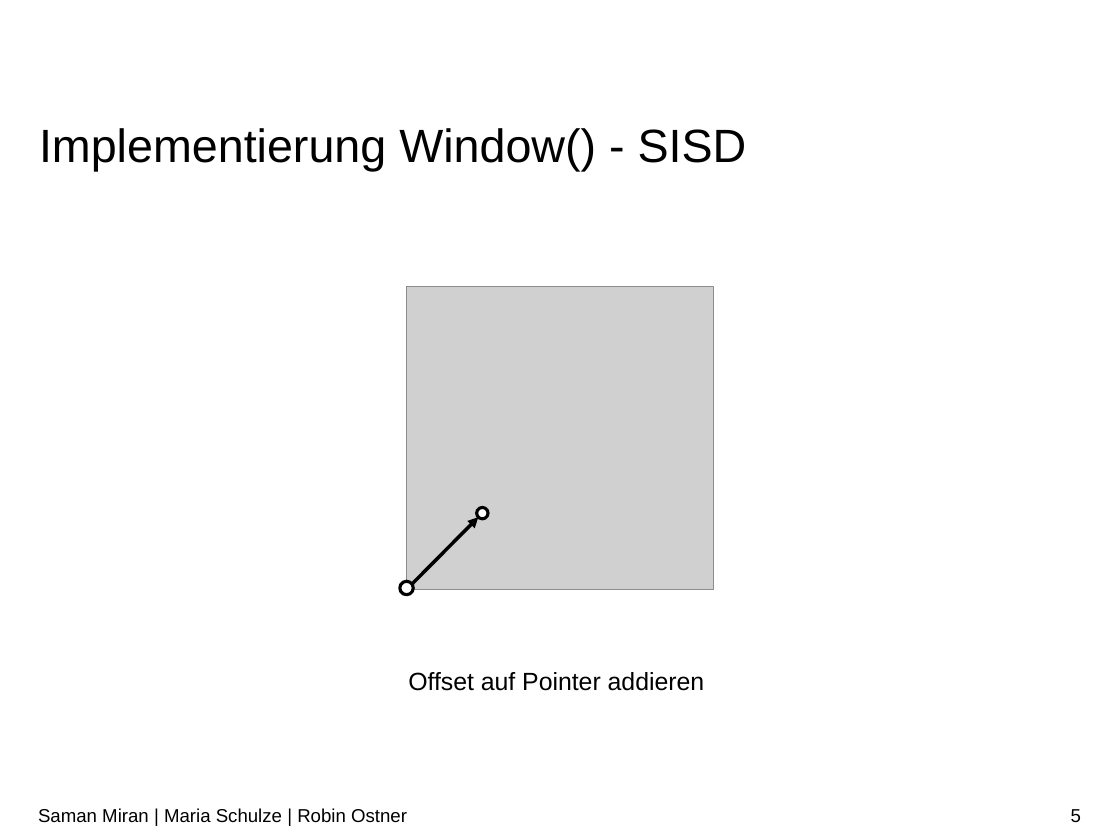
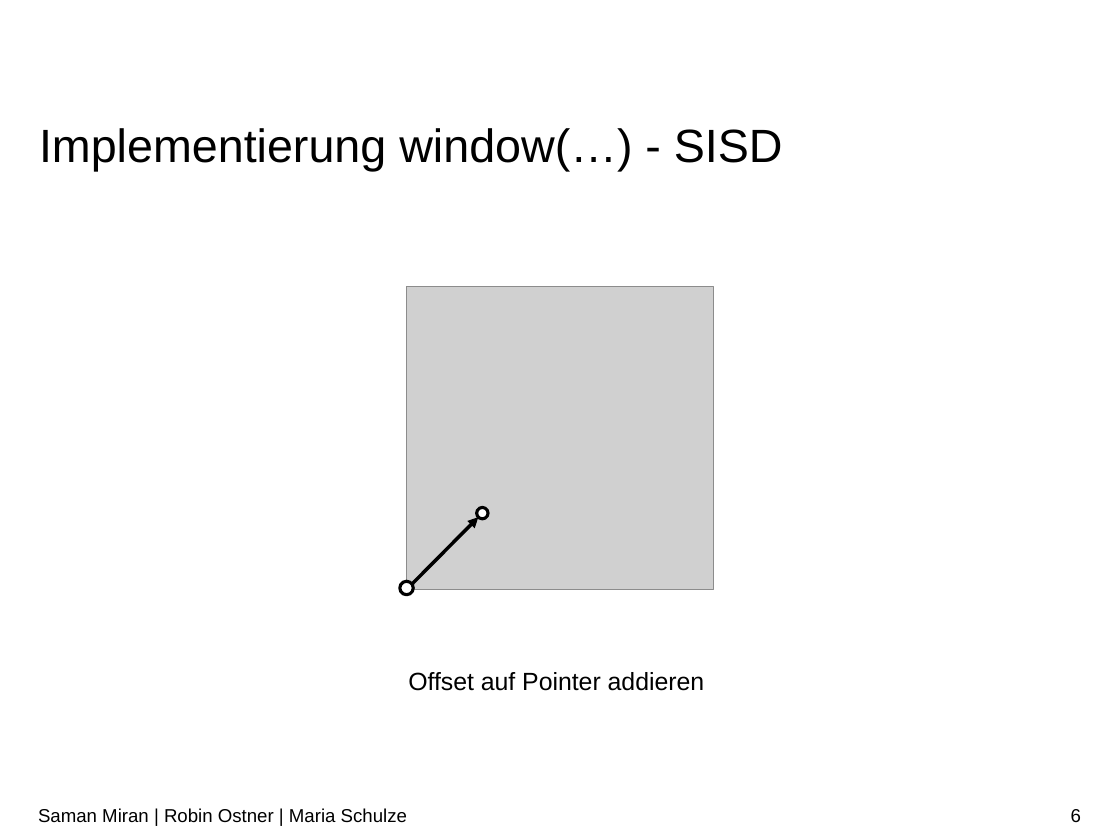
Before and after one commit to RobinOstner/bestASP, a slide deck: slide 6 of Praktikum ASP – Team 15.pptx (slide 5 before the commit). Drawn at 1120x840 pixels with LibreOffice and Linux fonts; fonts in the diff are those of the drawing; grey boxes stand for pictures; background and template pictures are left out. Boxes give left, top, right and bottom in pixels: in the first picture for what was removed or moved away, otherwise in the second. Text is boxed around its words. In the diff, an @@ line names an element or a change of style, - is before the commit and + after.

```diff
--- a/Praktikum ASP – Team 15.pptx
+++ b/Praktikum ASP – Team 15.pptx
@@ title at <box>39,128,783,171</box>: text changed @@
-Implementierung Window() - SISD
+Implementierung window(…) - SISD
@@ text at <box>38,808,407,823</box>: text changed @@
-Saman Miran | Maria Schulze | Robin Ostner
+Saman Miran | Robin Ostner | Maria Schulze
@@ page number at <box>1071,809,1081,822</box>: text changed @@
-5
+6
```
Also in this commit, not shown: 11 other slides changed, 2 slides added.
